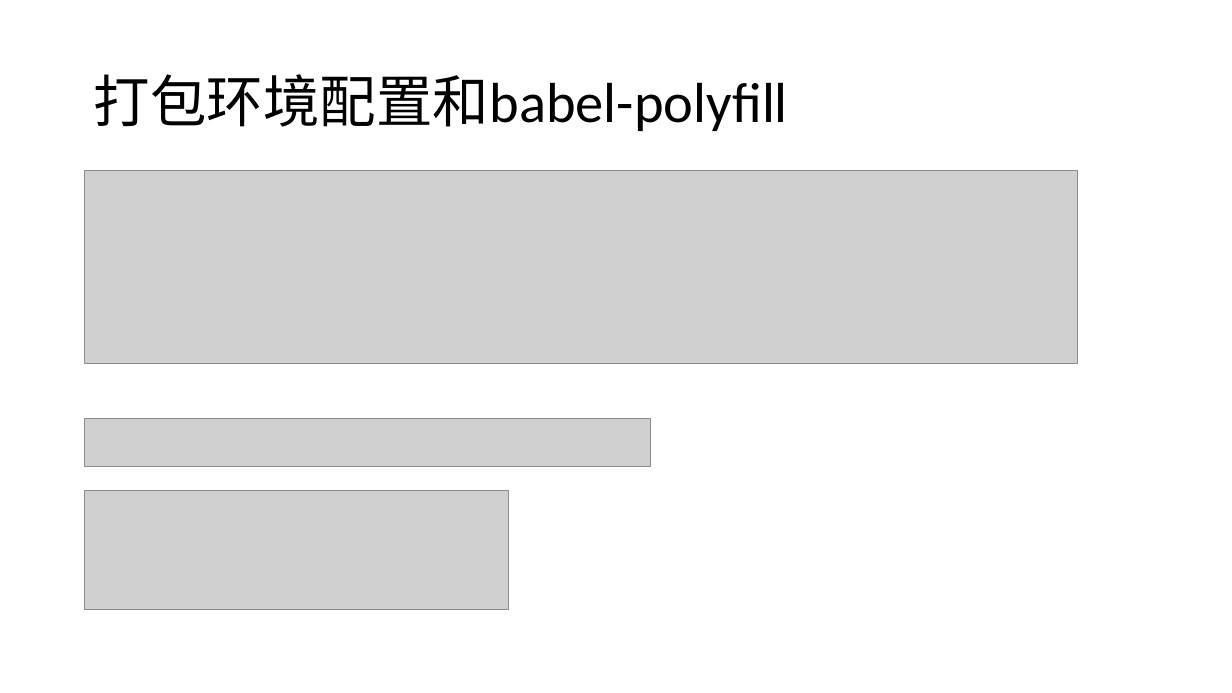
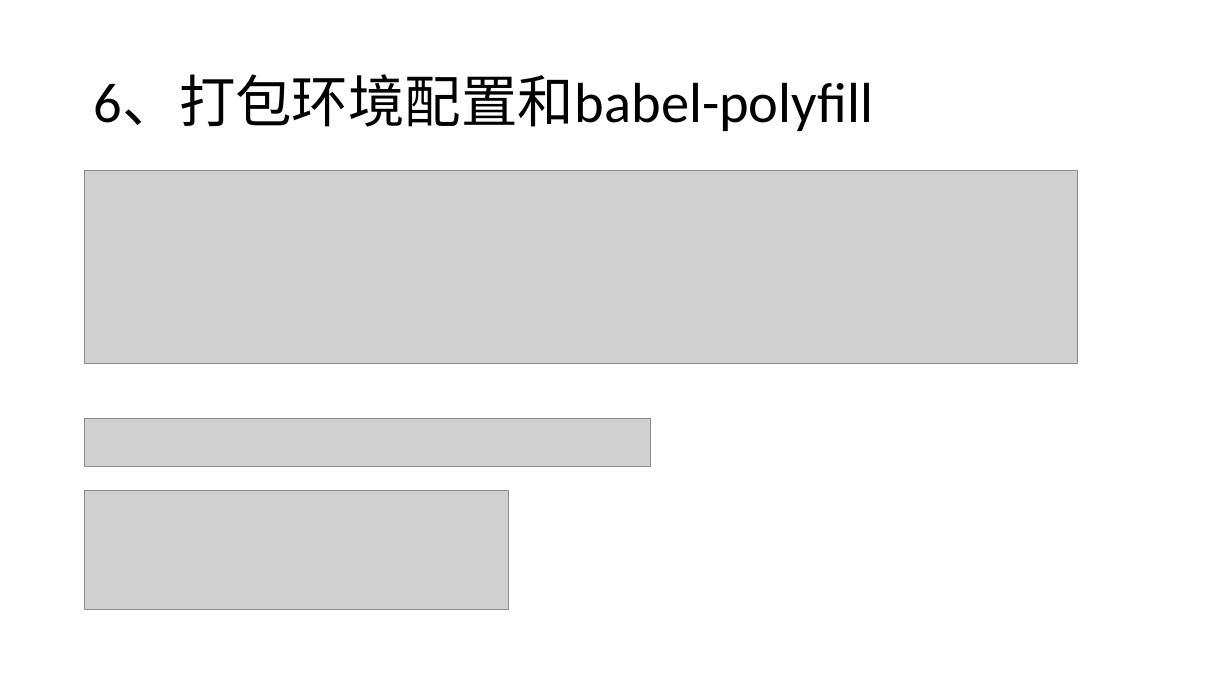
Before and after one commit to liwenxin-jam/vuecli3-starter, a slide deck: slide 17 of doc/vue-cli3.pptx (slide 14 before the commit). Drawn at 1232x693 pixels with LibreOffice and Linux fonts; fonts in the diff are those of the drawing; grey boxes stand for pictures. Boxes give left, top, right and bottom in pixels: in the first picture for what was removed or moved away, otherwise in the second. Text is boxed around its words. In the diff, an @@ line names an element or a change of style, - is before the commit and + after.

```diff
--- a/doc/vue-cli3.pptx
+++ b/doc/vue-cli3.pptx
@@ title at (94, 74, 873, 131): text changed @@
-打包环境配置和babel-polyfill
+6、打包环境配置和babel-polyfill
```
Also in this commit, not shown: 13 other slides changed, 3 slides added, 6 other files.
